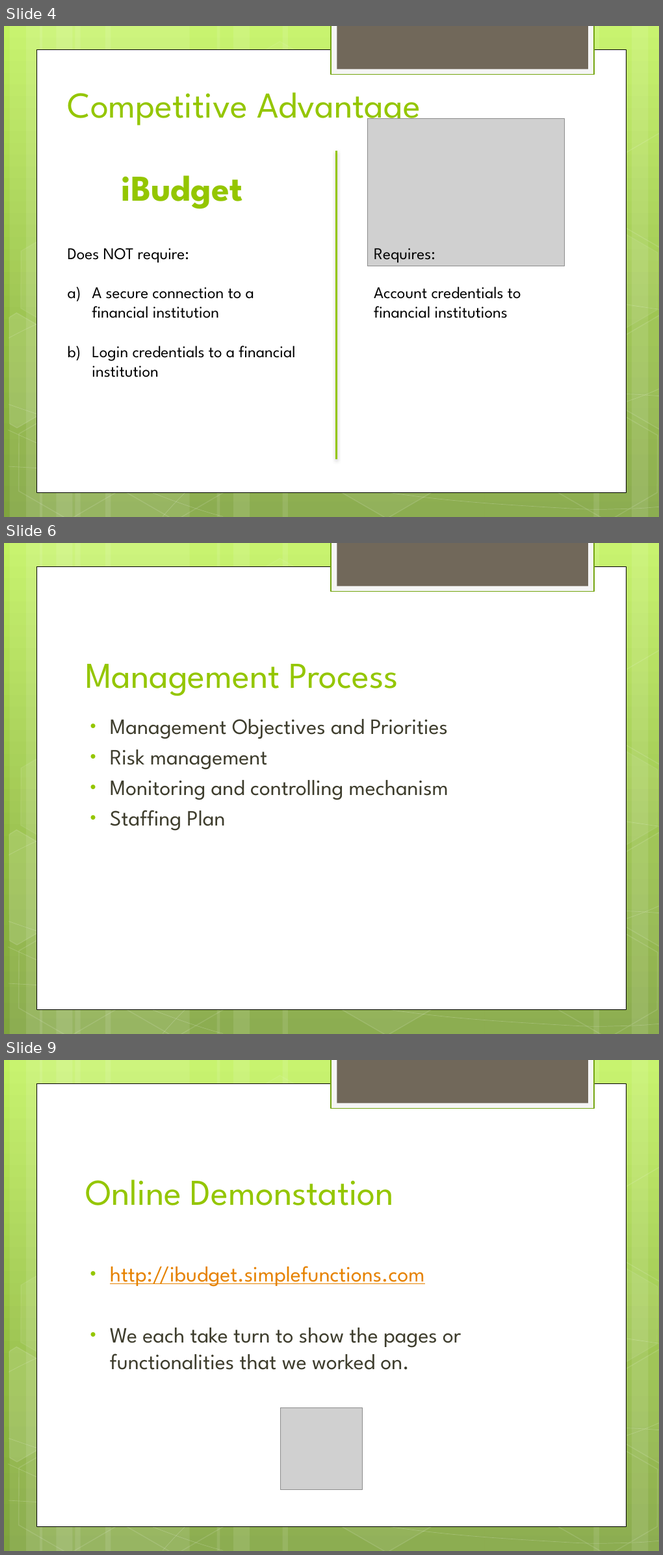
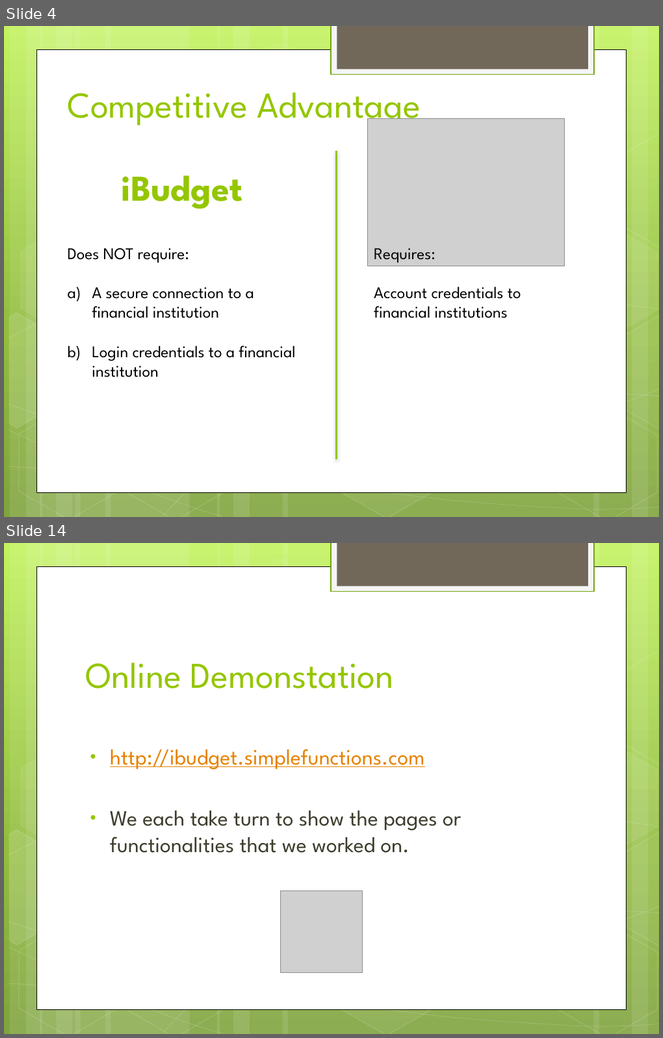
Before and after one commit to hiyenwong/cs679-b1-class-project, a slide deck: deliverables/final/Final Presentation.pptx. Shown one above the other, each under a label of ours: slides 4, 6 and 9 before the commit, slides 4 and 14 after it; the slides between them are not shown. The pictures are 663x1555 and 663x1038 pixels, drawn with LibreOffice and Linux fonts; fonts in the diff are those of the drawing; grey boxes stand for pictures. Boxes give left, top, right and bottom in pixels: in the first picture for what was removed or moved away, otherwise in the second. Text is boxed around its words. In the diff, an @@ line names an element or a change of style, - is before the commit and + after.

```diff
--- a/deliverables/final/Final Presentation.pptx
+++ b/deliverables/final/Final Presentation.pptx
@@ slide 6 removed at [4,543,659,1034], background gradient #C3F35F to #93BF3F to #81A53E; not listed: 31 template elements that a slide beside it also shows @@
@@ title removed at [85,664,399,696] @@
-Management Process
@@ text removed at [110,719,449,831] @@
-• Management Objectives and Priorities
-• Risk management
-• Monitoring and controlling mechanism
-• Staffing Plan
@@ what was slide 9 is now slide 14 @@
```
Also in this commit, not shown: 1 slide changed, 7 slides added, 1 other slide removed.
